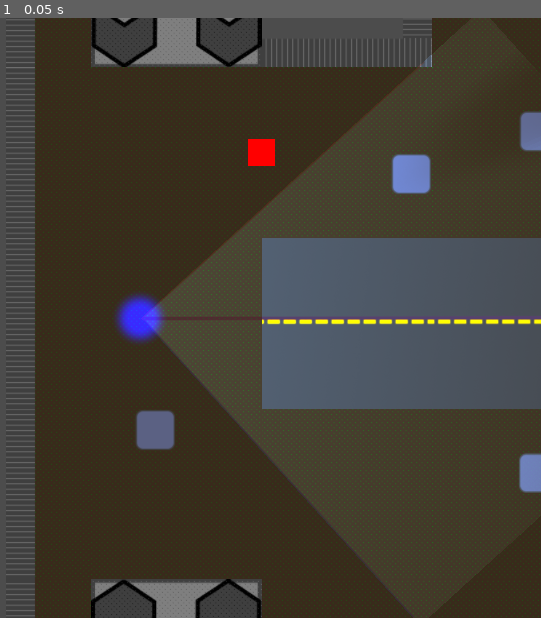
Above: before the commit, frame 1.
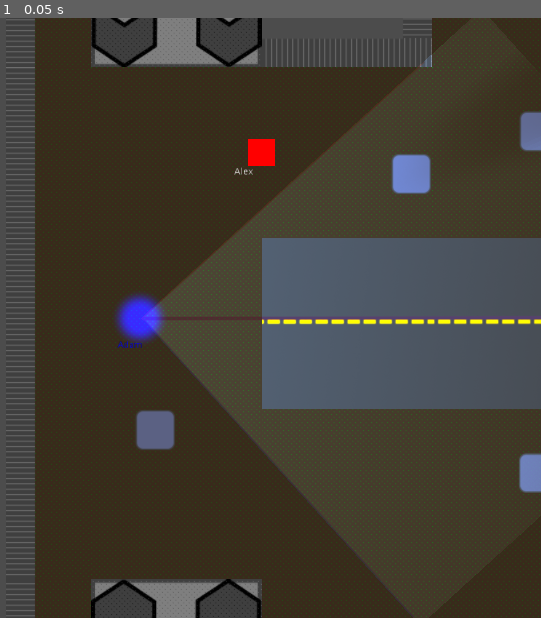
Above: after the commit, the same moment.

Repository: FugitiveTheGame/Fugitive
Game: Godot game, scene res://maps/map_00/Map_00_dev.tscn
The game is run twice, just before and just after one commit, with the same random seed, the same clock (stepped at 60 frames per second) and the same inputs. This scene is started directly instead of the project's main scene.
Inputs:
- Up to frame 1 (0.05 s): no input

The runs differ from the first frame. In frame 1, less than 0.1% of the frame differs, in the area x 21-47%, y 24-55%.
Error in both runs: Assertion failed. (res://maps/map_00/Map_00_dev.gd:11)

Commit message:
Added player names
- Cleaned up warnings

Diff:
--- a/actors/hider/Hider.tscn
+++ b/actors/hider/Hider.tscn
@@ -31,3 +31,13 @@
 
 [node name="FootStepAudio" type="AudioStreamPlayer2D" parent="."]
 stream = ExtResource( 2 )
+
+[node name="PlayerNameLabel" type="Label" parent="."]
+margin_left = -40.8675
+margin_top = 22.4771
+margin_right = 40.1325
+margin_bottom = 36.4771
+text = "Player Name"
+__meta__ = {
+"_edit_use_anchors_": false
+}
--- a/actors/player/Player.gd
+++ b/actors/player/Player.gd
@@ -3,14 +3,19 @@
 
 export (int) var speed = 200
 export (float) var rotation_speed = 1.5
+export (String) var playerName: String
 
 onready var camera := $Camera
 onready var footStepAudio := $FootStepAudio
+onready var playerNameLabel := $PlayerNameLabel
 
 var velocity := Vector2()
 var rotation_dir := 0
 
 var frozen := false
+
+func _ready():
+	playerNameLabel.text = playerName
 
 puppet func setNetworkPosition(pos: Vector2):
 	self.position = pos
--- a/actors/seeker/Seeker.tscn
+++ b/actors/seeker/Seeker.tscn
@@ -51,3 +51,13 @@
 
 [node name="FootStepAudio" type="AudioStreamPlayer2D" parent="."]
 stream = ExtResource( 4 )
+
+[node name="PlayerNameLabel" type="Label" parent="."]
+margin_left = -35.0
+margin_top = 34.0
+margin_right = 40.0
+margin_bottom = 48.0
+text = "Player Name"
+__meta__ = {
+"_edit_use_anchors_": false
+}
--- a/global/Network.gd
+++ b/global/Network.gd
@@ -2,7 +2,6 @@
 
 signal player_updated
 signal new_player_registered
-signal players_initialize
 signal player_removed
 
 const DEFAULT_IP := '127.0.0.1'
--- a/maps/map_00/Map_00.gd
+++ b/maps/map_00/Map_00.gd
@@ -36,14 +36,14 @@
 	gracePeriodTimer.start()
 	print("*** UNPAUSED ***")
 
-func create_players(players: Dictionary):
+func create_players(newPlayers: Dictionary):
 	# Make sure players are spawned in order on every client,
 	# or else their positions might misalign
-	var playerIds := players.keys()
+	var playerIds := newPlayers.keys()
 	playerIds.sort()
 
 	for player_id in playerIds:
-		var player = players[player_id]
+		var player = newPlayers[player_id]
 
 		var playerNode: Player
 		match player.type:
@@ -64,6 +64,7 @@
 	node.set_name(str(id))
 	node.set_network_master(id)
 
+	node.playerName = player.name
 	node.global_position = Vector2(200 + (seekersCount * 200), 470 - (seekersCount * 200))
 
 	seekersCount = seekersCount + 1
@@ -79,6 +80,7 @@
 	node.set_name(str(id))
 	node.set_network_master(id)
 
+	node.playerName = player.name
 	node.global_position = Vector2(480, 290 - (hidersCount * 200))
 	hidersCount = hidersCount + 1
 
@@ -148,9 +150,6 @@
 	detectionLabel.text = "Hiders win!"
 	detectionLabel.show()
 
-func _on_WinZone_body_entered(body):
-	pass
-
 func _on_GracePeriodTimer_timeout():
 	var seekers = get_tree().get_nodes_in_group("seekers")
 	for seekerNode in seekers:
--- a/maps/map_00/Map_00.tscn
+++ b/maps/map_00/Map_00.tscn
@@ -52,5 +52,4 @@
 __meta__ = {
 "_edit_use_anchors_": false
 }
-[connection signal="body_entered" from="WinZone" to="." method="_on_WinZone_body_entered"]
 [connection signal="timeout" from="GracePeriodTimer" to="." method="_on_GracePeriodTimer_timeout"]
--- a/maps/map_00/Map_00_dev.tscn
+++ b/maps/map_00/Map_00_dev.tscn
@@ -5,13 +5,16 @@
 [ext_resource path="res://actors/hider/Hider.tscn" type="PackedScene" id=3]
 [ext_resource path="res://maps/map_00/Map_00_dev.gd" type="Script" id=4]
 
-[node name="base" index="0" instance=ExtResource( 1 )]
+[node name="base" instance=ExtResource( 1 )]
 script = ExtResource( 4 )
 
 [node name="Seeker00" parent="players" index="0" instance=ExtResource( 2 )]
 position = Vector2( -180.975, 247.95 )
+playerName = "Adam"
 
 [node name="Hider00" parent="players" index="1" instance=ExtResource( 3 )]
 position = Vector2( 560.024, 101.175 )
+playerName = "Stacy"
 
 [node name="Hider01" parent="players" index="2" instance=ExtResource( 3 )]
+playerName = "Alex"
--- a/screens/lobby/Lobby.gd
+++ b/screens/lobby/Lobby.gd
@@ -9,7 +9,6 @@
 	players_initialize(Network.players)
 	assert(Network.connect("player_updated", self, "player_updated") == OK)
 	assert(Network.connect("new_player_registered", self, "new_player_registered") == OK)
-	assert(Network.connect("players_initialize", self, "players_initialize") == OK)
 	assert(Network.connect("player_removed", self, "player_removed") == OK)
 
 	# Only server should see start button
